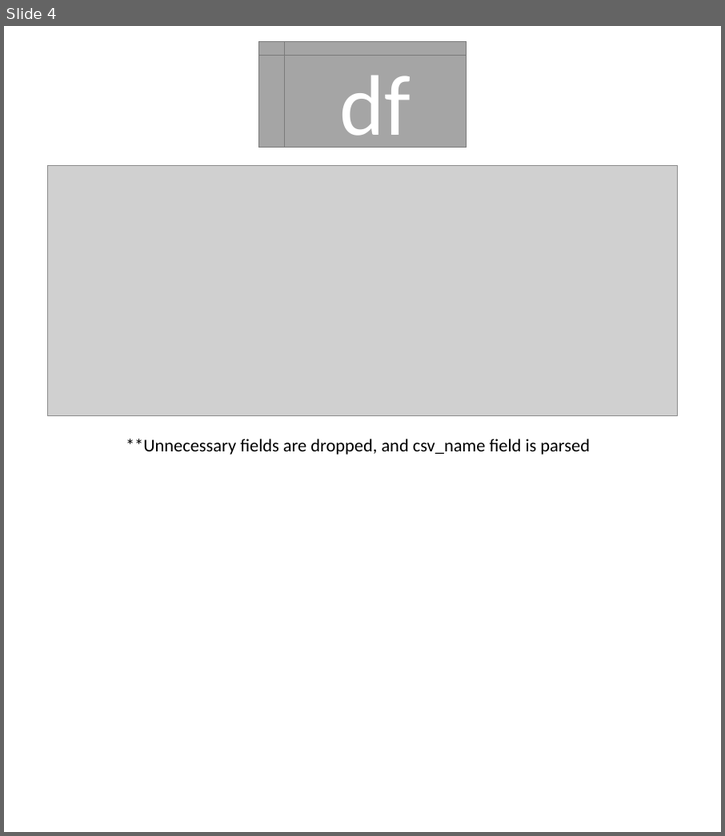
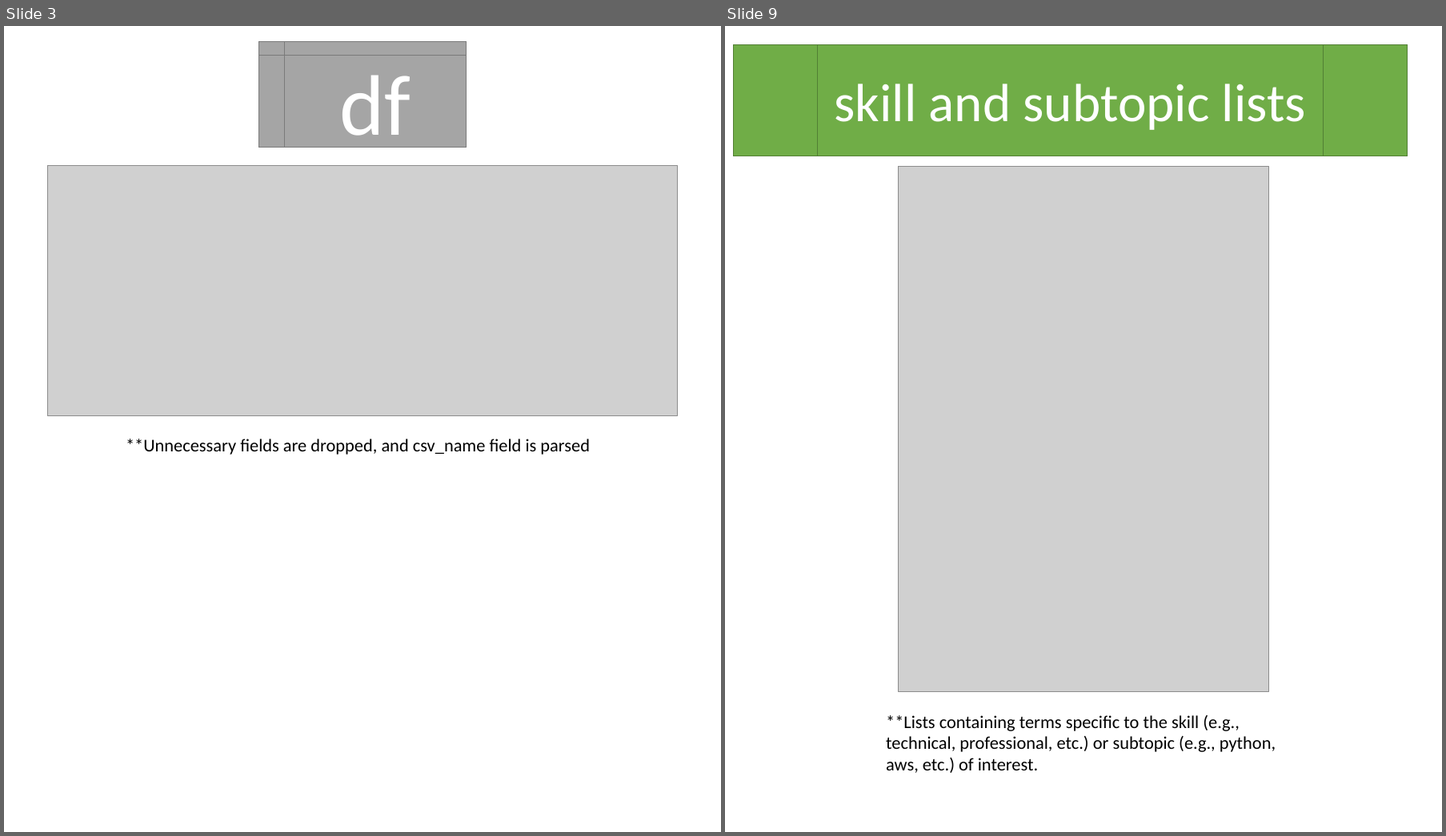
Before and after one commit to carycox97/dse_nlp, a slide deck: nlp_map.pptx. Shown side by side, each under a label of ours: slide 4 before the commit, slides 3 and 9 after it; the slides between them are not shown. The pictures are 725x836 and 1446x836 pixels, drawn with LibreOffice and Linux fonts; fonts in the diff are those of the drawing; grey boxes stand for pictures. Boxes give left, top, right and bottom in pixels: in the first picture for what was removed or moved away, otherwise in the second. Text is boxed around its words. In the diff, an @@ line names an element or a change of style, - is before the commit and + after.

```diff
--- a/nlp_map.pptx
+++ b/nlp_map.pptx
@@ slide 9 added at [725,26,1442,832], background #FFFFFF @@
@@ flow chart predefined process added at [734,45,1407,156], fill #70AD47, outline #538035 1 pt, 72 pt, text #FFFFFF @@
+skill and subtopic lists
@@ picture added at [898,167,1269,692] @@
@@ text added at [886,716,1275,773], 24 pt, text #000000 @@
+**Lists containing terms specific to the skill (e.g., technical, professional, etc.) or subtopic (e.g., python, aws, etc.) of interest.
@@ what was slide 4 is now slide 3 @@
```
Also in this commit, not shown: 4 slides changed, 2 other slides added, 2 slides removed, 4 other files.
